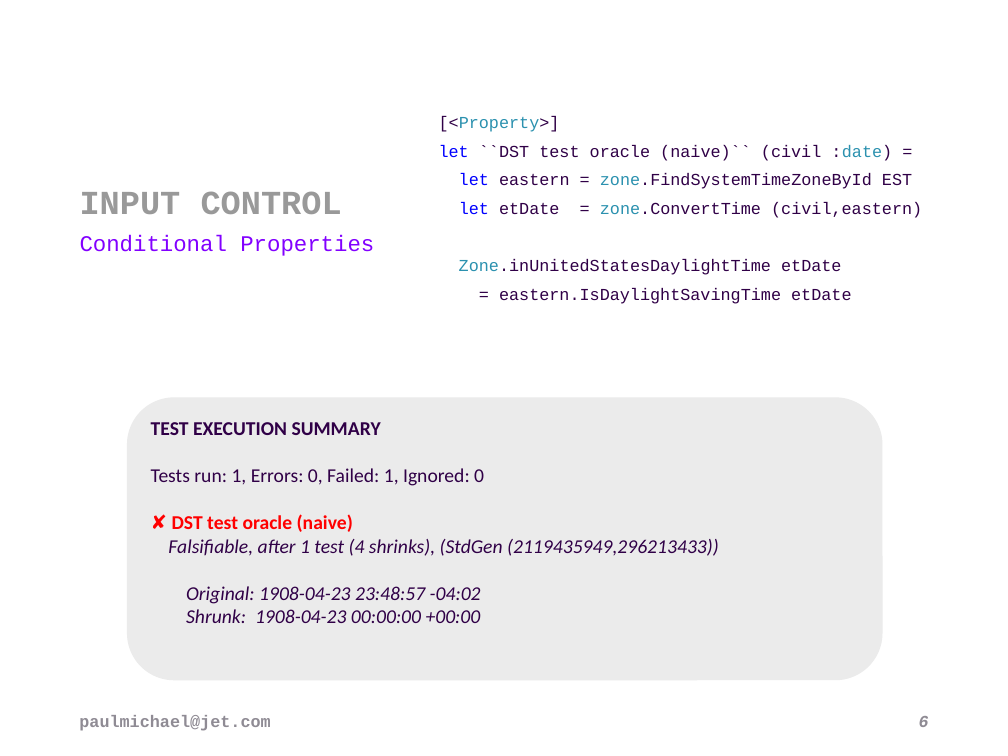
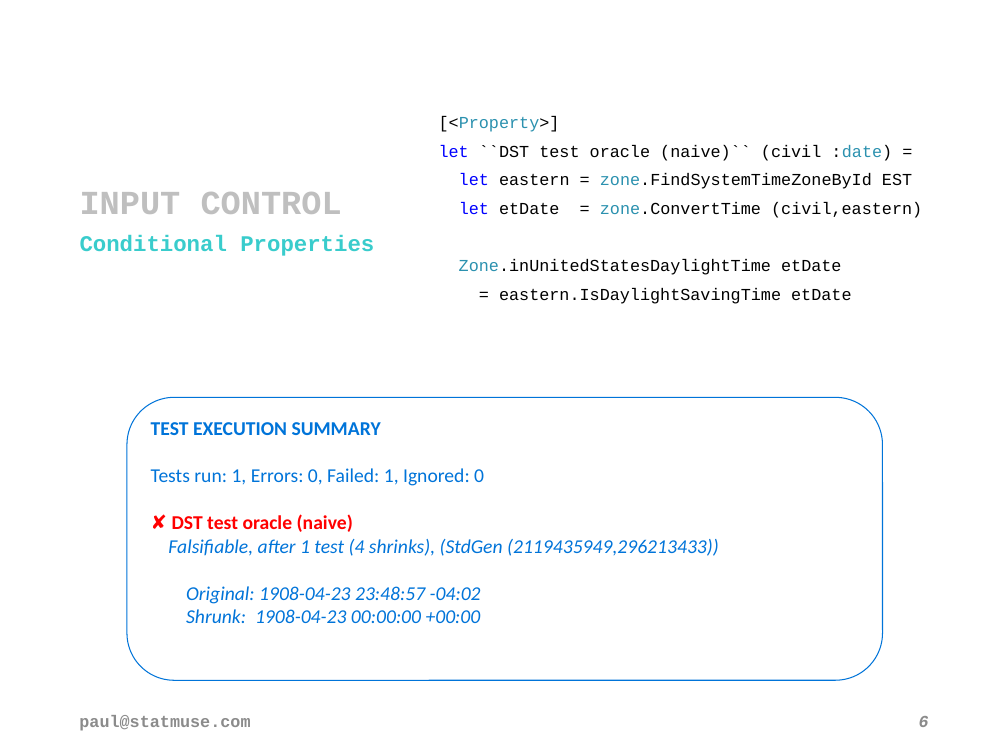
Before and after one commit to pblasucci/quickpbt, a slide deck: slide 6 of quickpbt.pptx. Drawn at 1008x756 pixels with LibreOffice and Linux fonts; fonts in the diff are those of the drawing; background and template pictures are left out. Boxes give left, top, right and bottom in pixels: in the first picture for what was removed or moved away, otherwise in the second. Text is boxed around its words. In the diff, an @@ line names an element or a change of style, - is before the commit and + after.

Commit message:
updated slide deck (statmuse); added pdf version of presentation

```diff
--- a/quickpbt.pptx
+++ b/quickpbt.pptx
@@ title "INPUT CONTROL" at bbox=[80, 192, 342, 214]: text colour #999999 to #BFBFBF @@
@@ text "[<Property>]" at bbox=[439, 116, 922, 304]: text colour #300047 to #000000 in "[<Property>]", "``DST test oracle (naive)`` (civil :date) =", "eastern = zone.FindSystemTimeZoneById EST", "etDate = zone.ConvertTime (civil,eastern)" and 2 more places @@
@@ text "Conditional Properties" at bbox=[80, 235, 374, 256]: text colour #8200FF to #39CCCC, bold on @@
@@ rounded rectangle "TEST EXECUTION SUMMARY" at bbox=[127, 397, 883, 680]: fill #EBEBEB to none; outline none to #0074D9 0.75 pt @@
@@ text in rounded rectangle at bbox=[151, 422, 719, 623]: text colour #300047 to #0074D9 in "TEST EXECUTION SUMMARY", "Tests run: 1, Errors: 0, Failed: 1, ...", "Falsifiable, after 1 test (4 shrinks), (StdGen ...", "Original: 1908-04-23 23:48:57 -04:02" and 1 more places @@
@@ text at bbox=[79, 715, 250, 731]: text changed; text colour #8F8C95 to #8C8C8C @@
-paulmichael@jet.com
+paul@statmuse.com
```
Also in this commit, not shown: 22 other slides changed, 1 other file.
